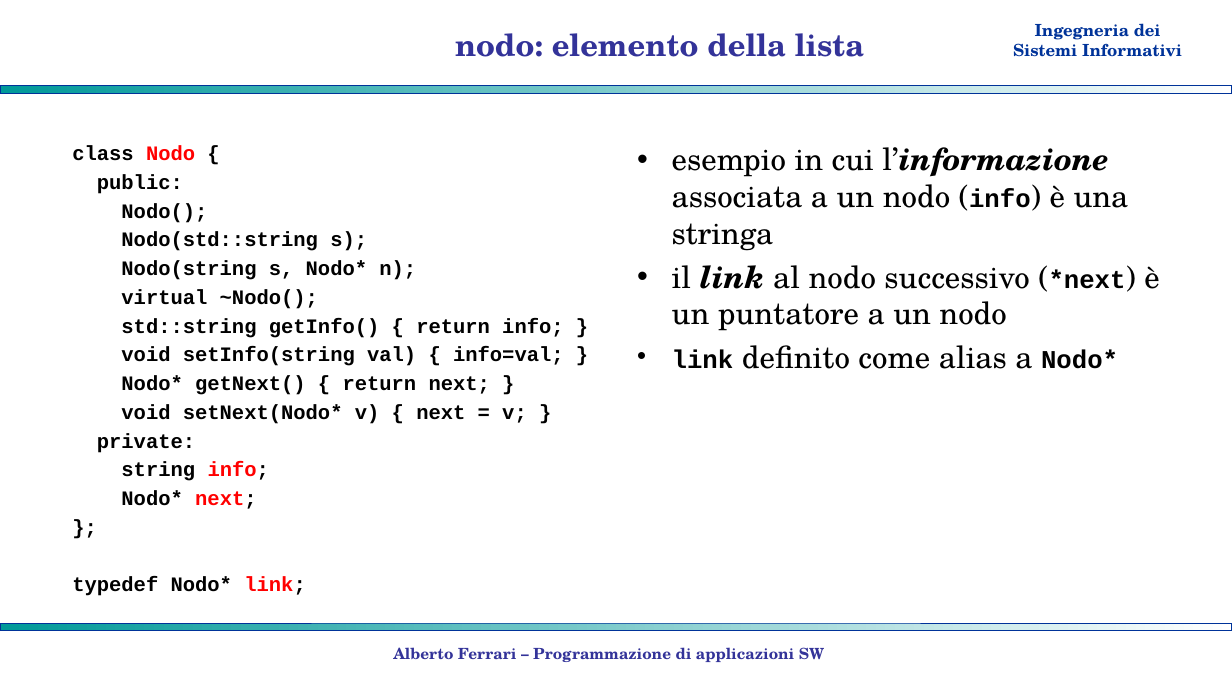
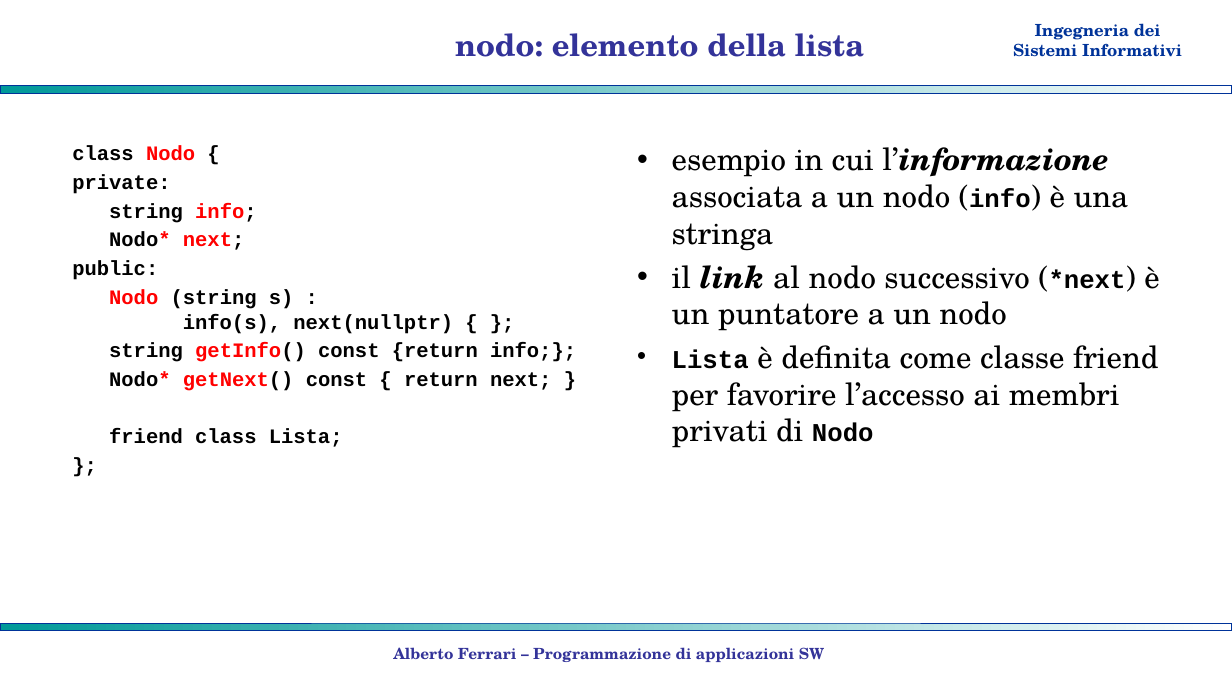
Before and after one commit to albertoferrari/pasw, a slide deck: slide 9 of lezioni/PASW06 - strutture lineari.pptx. Drawn at 1232x693 pixels with LibreOffice and Linux fonts; fonts in the diff are those of the drawing; background and template pictures are left out. Boxes give left, top, right and bottom in pixels: in the first picture for what was removed or moved away, otherwise in the second. Text is boxed around its words. In the diff, an @@ line names an element or a change of style, - is before the commit and + after.

```diff
--- a/lezioni/PASW06 - strutture lineari.pptx
+++ b/lezioni/PASW06 - strutture lineari.pptx
@@ text at (x1=97, y1=174, x2=564, y2=424): paragraphs removed @@
-public:
-Nodo();
-Nodo(std::string s);
-Nodo(string s, Nodo* n);
-virtual ~Nodo();
-std::string getInfo() { return info; }
-void setInfo(string val) { info=val; }
-Nodo* getNext() { return next; }
-void setNext(Nodo* v) { next = v; }
@@ text at (x1=109, y1=232, x2=245, y2=250): text colour #000000 to #FF0000 in "Nodo*" @@
@@ text at (x1=72, y1=261, x2=576, y2=447): paragraphs added @@
+public:
+Nodo (string s) :
+info(s), next(nullptr) { };
+string getInfo() const {return info;};
+Nodo* getNext() const { return next; }
+friend class Lista;
@@ text at (x1=672, y1=345, x2=1159, y2=448): text changed @@
-• link definito come alias a Nodo*
+• Lista è definita come classe friend per favorire l’accesso ai membri privati di Nodo
@@ text at (x1=72, y1=577, x2=305, y2=596): paragraph removed @@
-typedef Nodo* link;
```
Also in this commit, not shown: 7 other slides changed, 3 slides added, 1 other file.
